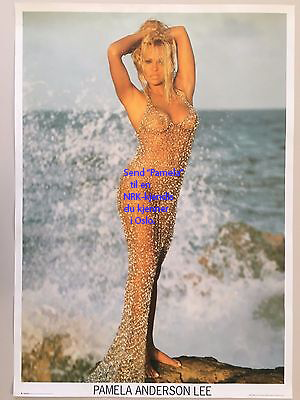
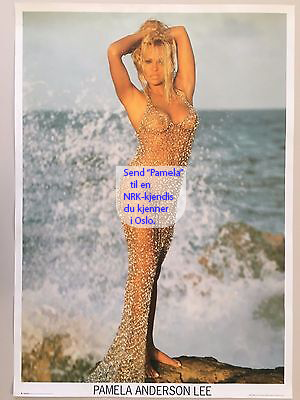
Revision of a layered 300 x 400 image; what changed, layer by layer:
added layer "Rectangle 1" (54%) above "Layer 0" over bbox(116, 166, 186, 228)
